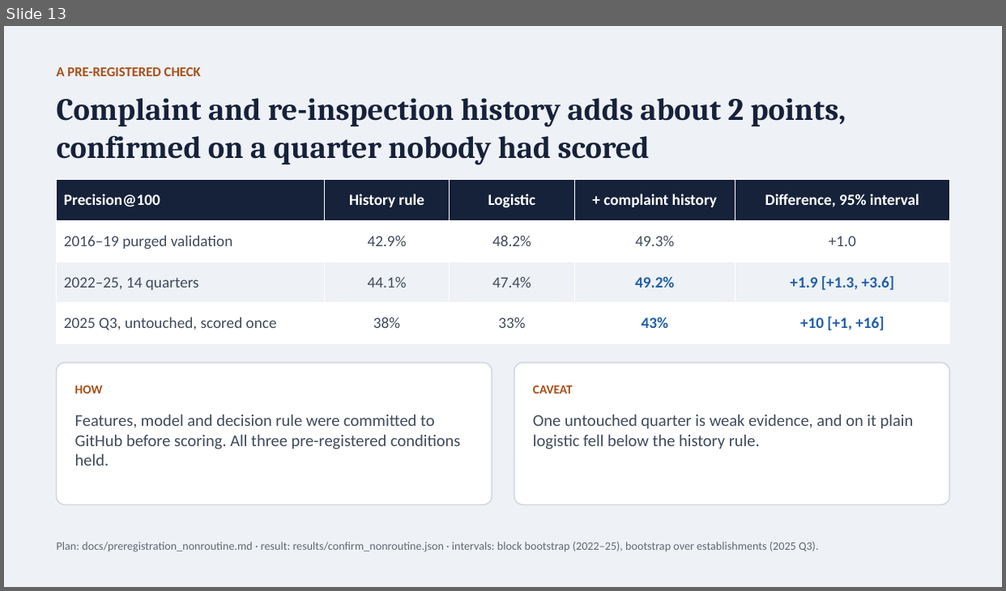
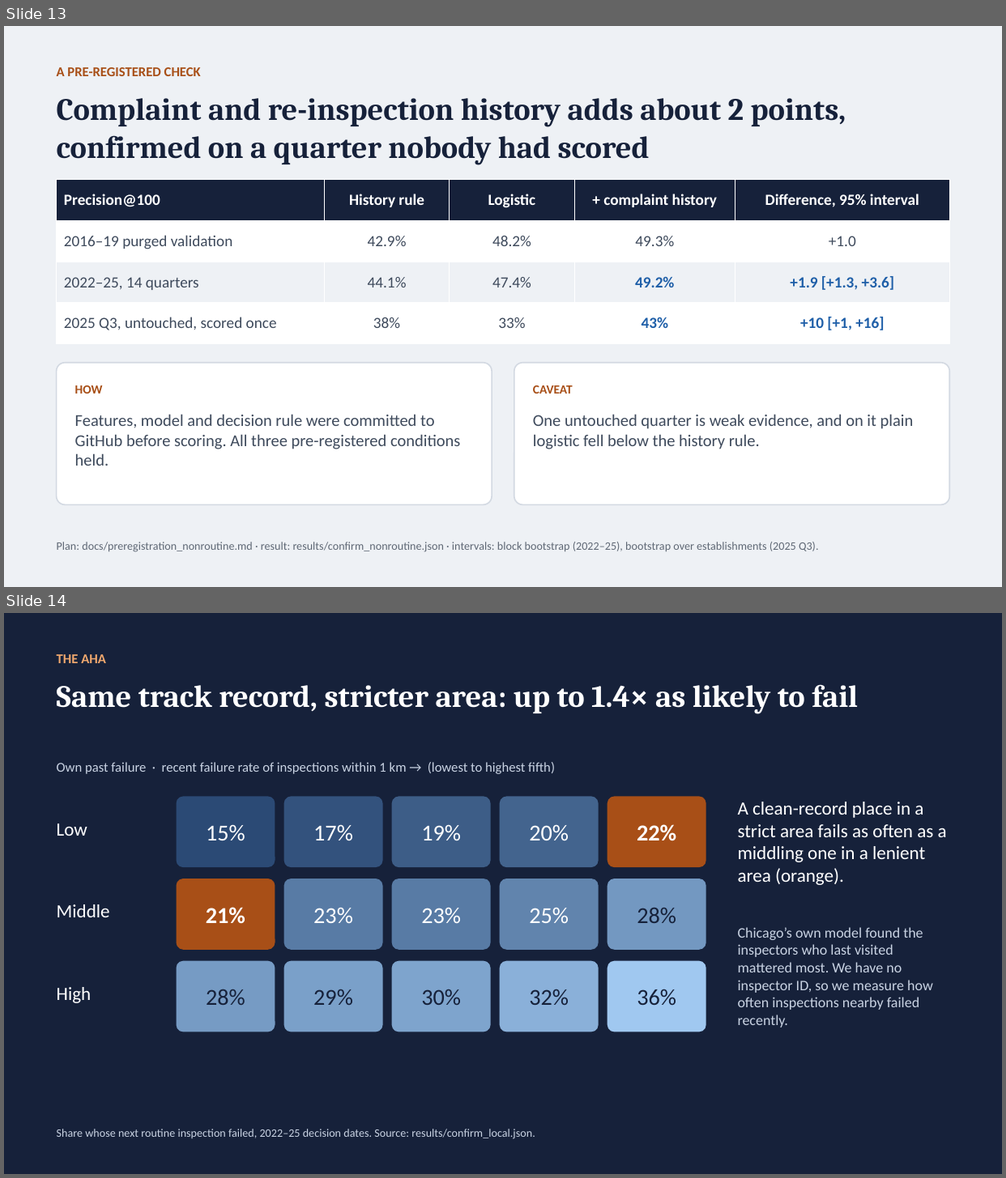
Before and after one commit to ajayc-iima/Food-Inspections, a slide deck: presentation/food_inspections_presentation.pptx. Shown one above the other, each under a label of ours: slide 13 before the commit, slides 13 and 14 after it. The pictures are 1006x591 and 1006x1178 pixels, drawn with LibreOffice and Linux fonts; fonts in the diff are those of the drawing. Boxes give left, top, right and bottom in pixels: in the first picture for what was removed or moved away, otherwise in the second. Text is boxed around its words. In the diff, an @@ line names an element or a change of style, - is before the commit and + after.

```diff
--- a/presentation/food_inspections_presentation.pptx
+++ b/presentation/food_inspections_presentation.pptx
@@ slide 14 added at (4, 613, 1002, 1174), background #16213A @@
@@ text added at (57, 654, 106, 663), 13 pt, text #F0A86E, bold @@
+THE AHA
@@ text added at (57, 684, 858, 714), 30 pt, text #FFFFFF, bold @@
+Same track record, stricter area: up to 1.4× as likely to fail
@@ text added at (57, 762, 555, 774), 13 pt, text #C9D3E3 @@
+Own past failure · recent failure rate of inspections within 1 km → (lowest to highest fifth)
@@ rounded rectangle added at (177, 796, 275, 867), fill #2B4A75, 22 pt, text #FFFFFF @@
+15%
@@ rounded rectangle added at (284, 796, 383, 867), fill #33527D, 22 pt, text #FFFFFF @@
+17%
@@ rounded rectangle added at (392, 796, 491, 867), fill #3D5D87, 22 pt, text #FFFFFF @@
+19%
@@ rounded rectangle added at (500, 796, 599, 867), fill #43648E, 22 pt, text #FFFFFF @@
+20%
@@ rounded rectangle added at (607, 796, 706, 867), fill #A84F17, 22 pt, text #FFFFFF, bold @@
+22%
@@ text added at (738, 802, 947, 885), 18 pt, text #FFFFFF @@
+A clean-record place in a strict area fails as often as a middling one in a lenient area (orange).
@@ text added at (57, 824, 87, 836), 18 pt, text #FFFFFF @@
+Low
@@ rounded rectangle added at (177, 879, 275, 950), fill #A84F17, 22 pt, text #FFFFFF, bold @@
+21%
@@ rounded rectangle added at (284, 879, 383, 950), fill #587BA5, 22 pt, text #FFFFFF @@
+23%
@@ rounded rectangle added at (392, 879, 491, 950), fill #587BA5, 22 pt, text #FFFFFF @@
+23%
@@ rounded rectangle added at (500, 879, 599, 950), fill #6184AD, 22 pt, text #FFFFFF @@
+25%
@@ rounded rectangle added at (607, 879, 706, 950), fill #7398C1, 22 pt, text #16213A @@
+28%
@@ text added at (57, 905, 110, 918), 18 pt, text #FFFFFF @@
+Middle
@@ text added at (738, 927, 933, 1028), 14 pt, text #C9D3E3 @@
+Chicago’s own model found the inspectors who last visited mattered most. We have no inspector ID, so we measure how often inspections nearby failed recently.
@@ rounded rectangle added at (177, 961, 275, 1033), fill #769BC4, 22 pt, text #16213A @@
+28%
@@ rounded rectangle added at (284, 961, 383, 1033), fill #7AA0C9, 22 pt, text #16213A @@
+29%
@@ rounded rectangle added at (392, 961, 491, 1033), fill #7EA4CD, 22 pt, text #16213A @@
+30%
@@ rounded rectangle added at (500, 961, 599, 1033), fill #8AB0D9, 22 pt, text #16213A @@
+32%
@@ rounded rectangle added at (607, 961, 706, 1033), fill #A0C8F0, 22 pt, text #16213A @@
+36%
@@ text added at (57, 987, 91, 1003), 18 pt, text #FFFFFF @@
+High
@@ text added at (57, 1129, 535, 1139), 11 pt, text #C9D3E3 @@
+Share whose next routine inspection failed, 2022–25 decision dates. Source: results/confirm_local.json.
```
Also in this commit, not shown: 1 slide changed, 1 other slide added, 4 other files.
